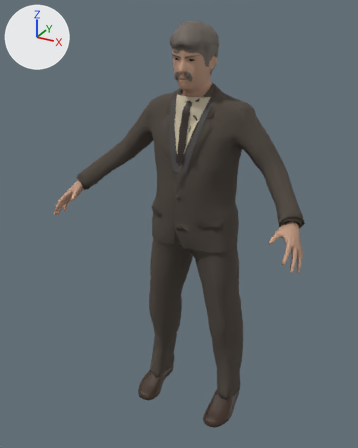
Before and after pictures for a commit that changed the glTF model assets/models/ashby.glb.
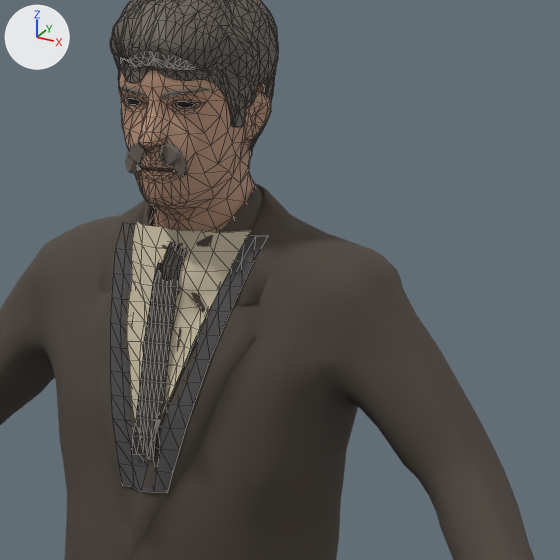
Each version appears first whole from a 50 mm lens placed at (0.907, -1.825, 1.823), pointed at (-0.04, -0.103, 0.962), and next in a close-up on the part from 38% to 84% of the width and 7% to 43% of the height. Lighting does not change. The marker at upper left points along +X, +Y and +Z. The older version's two pictures come first. The close-ups show mesh edges as thin lines.

In view in the first close-up: 'ashby_body', 'ashby_hair', 'ashby_moustache', 'ashby_shirt_front', 'ashby_suit' and 2 more.
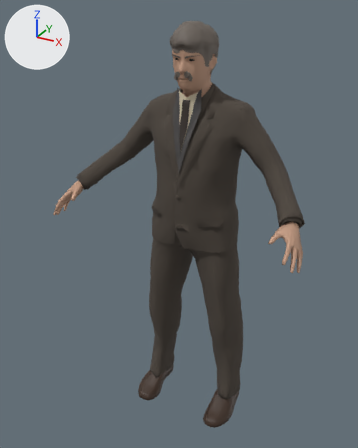
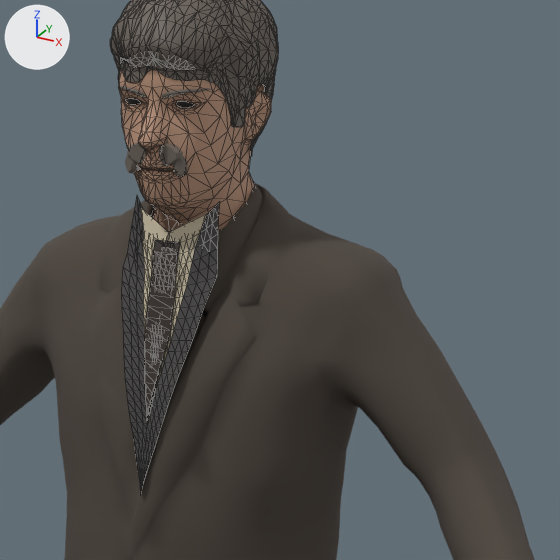
Commit message: Rebuild Ashby models with fitted waistcoats

Where the change shows, as pixel boxes [x1, y1, x2, y2] in the close-ups (560 x 560 px):
'ashby_shirt_front', deleted
    before: [110, 220, 268, 493]
    faces in mat_e1919_wool_waistcoat (dark grey #494747): [110, 222, 268, 493]
    faces in mat_e1919_linen (beige #c7bca3): [127, 220, 250, 434]
    faces in mat_e1919_hair_dark (brown #2f251e): [132, 242, 185, 459]
'ashby_waistcoat_v_front', added
    after: [121, 196, 220, 494]
    faces in mat_e1919_wool_waistcoat (dark grey #494747): [121, 196, 220, 494]
    faces in mat_e1919_hair_dark (brown #2f251e): [144, 240, 180, 420]
    faces in mat_e1919_linen (beige #c7bca3): [141, 208, 208, 417]

The change, as a list of edits to the scene's bpy script:
```text
Add me_waistcoat_v_front:
    me_waistcoat_v_front.from_pydata(...)  # 398 vertices, 679 faces; spans x -0.06..0.06, y -0.18..-0.092, z 1.212..1.537
    # faces by material slot: [294, 352, 33]
    me_waistcoat_v_front.materials.append(mat_e1919_wool_waistcoat)  # dark grey #494747
    me_waistcoat_v_front.materials.append(mat_e1919_linen)  # beige #c7bca3
    me_waistcoat_v_front.materials.append(mat_e1919_hair_dark)  # brown #2f251e
Remove ob_ashby_shirt_front:
    ob_ashby_shirt_front = bpy.data.objects.new('ashby_shirt_front', me_shirt_front)
    ob_ashby_shirt_front.location = (0.0, 0.0, 0.0)
Add ob_ashby_waistcoat_v_front:
    ob_ashby_waistcoat_v_front = bpy.data.objects.new('ashby_waistcoat_v_front', me_waistcoat_v_front)
    ob_ashby_waistcoat_v_front.location = (0.0, 0.0, 0.0)
```
